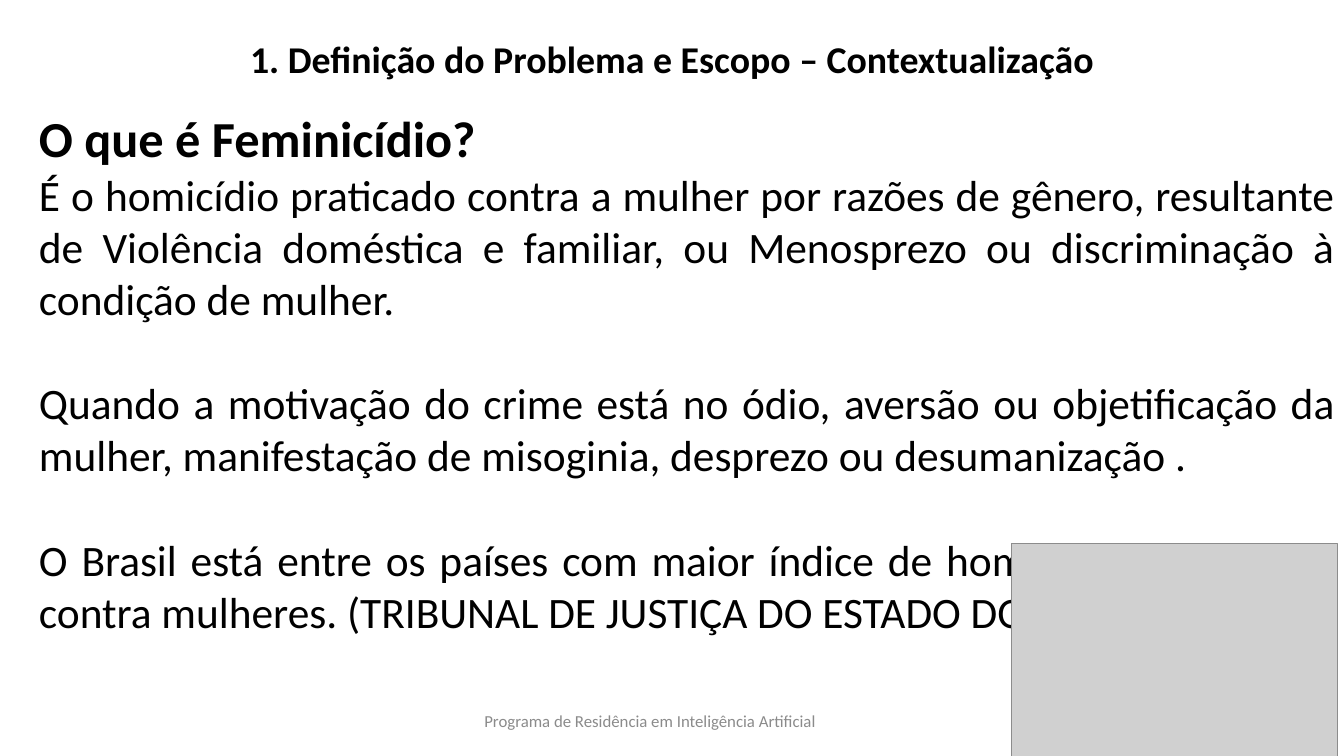
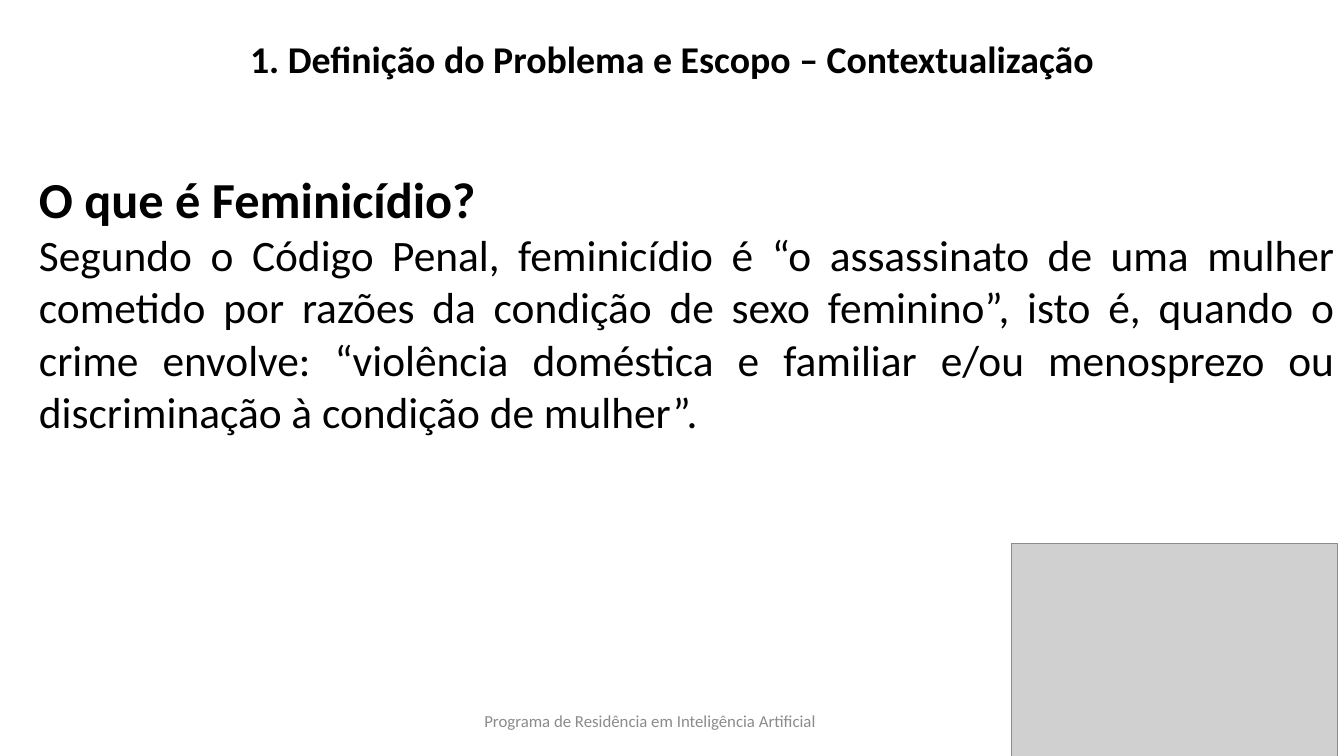
Before and after one commit to millercylindricalprojection/ATIVIDADE-AVALIATIVA-Big-Data-e-Minera-o-de-Dados, a slide deck: slide 2 of apresentacao e trabalhoDados/apresentacao.PPTX (slide 3 before the commit). Drawn at 1344x756 pixels with LibreOffice and Linux fonts; fonts in the diff are those of the drawing; grey boxes stand for pictures; background and template pictures are left out. Boxes give left, top, right and bottom in pixels: in the first picture for what was removed or moved away, otherwise in the second. Text is boxed around its words. In the diff, an @@ line names an element or a change of style, - is before the commit and + after.

```diff
--- a/apresentacao e trabalhoDados/apresentacao.PPTX
+++ b/apresentacao e trabalhoDados/apresentacao.PPTX
@@ text at [39, 240, 1334, 436]: text changed @@
-É o homicídio praticado contra a mulher por razões de gênero, resultante de Violência doméstica e familiar, ou Menosprezo ou discriminação à condição de mulher.
-Quando a motivação do crime está no ódio, aversão ou objetificação da mulher, manifestação de misoginia, desprezo ou desumanização .
-O Brasil está entre os países com maior índice de homicídios praticados contra mulheres. (TRIBUNAL DE JUSTIÇA DO ESTADO DO PARANÁ, 2024)
+Segundo o Código Penal, feminicídio é “o assassinato de uma mulher cometido por razões da condição de sexo feminino”, isto é, quando o crime envolve: “violência doméstica e familiar e/ou menosprezo ou discriminação à condição de mulher”.
```
Also in this commit, not shown: 8 other slides changed, 16 slides added.
